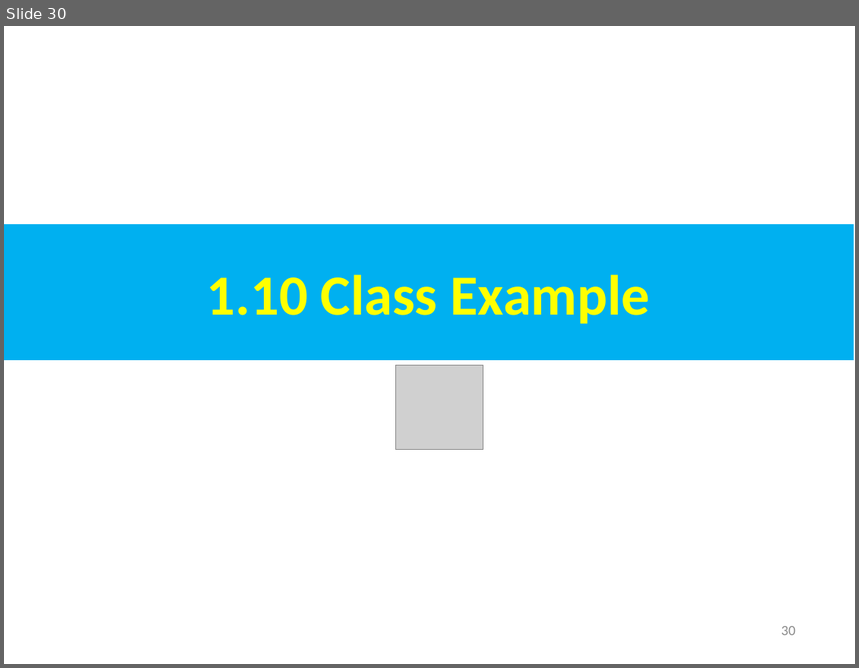
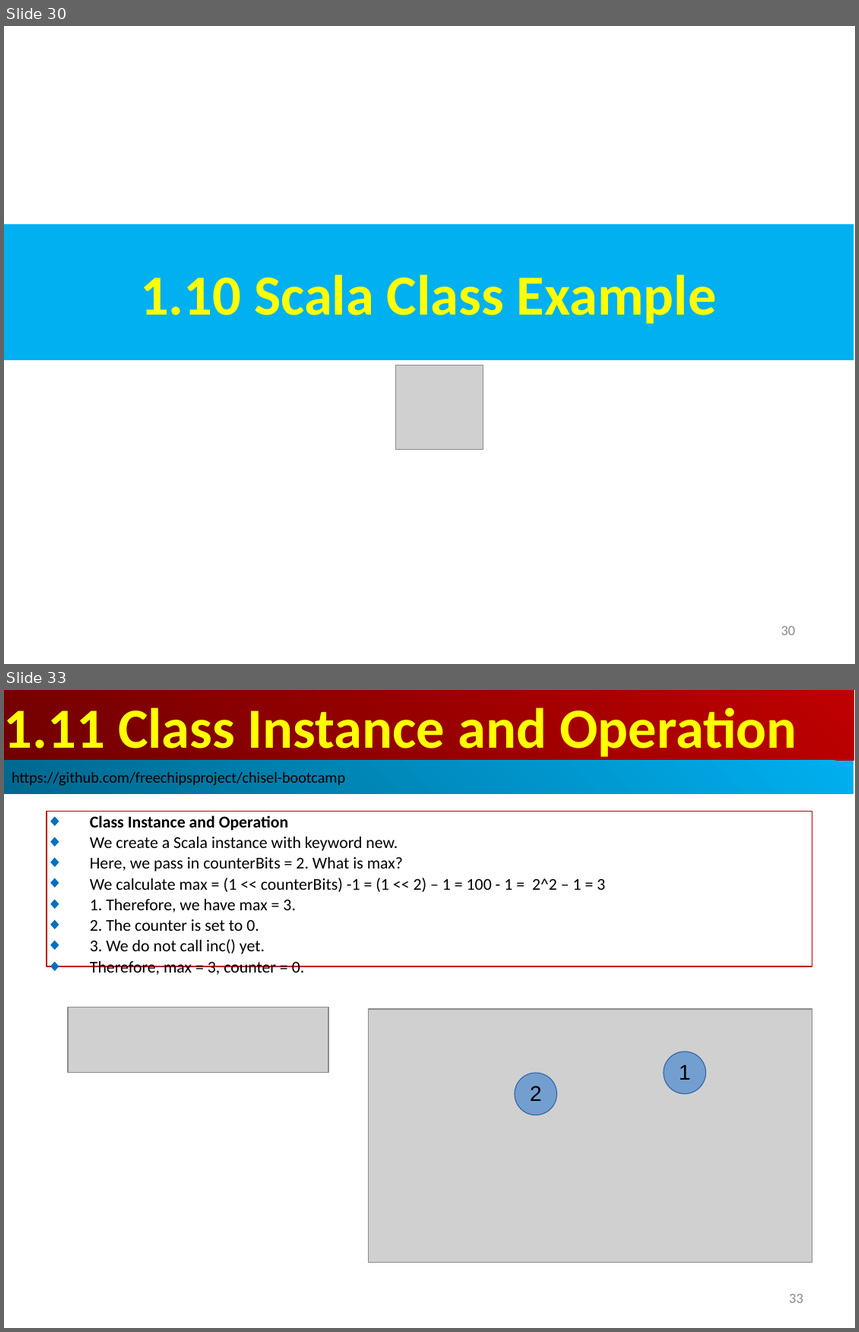
Before and after one commit to peterhchen/AIU_CS800_Chisel, a slide deck: 300_UCB_BC/001_Scala/000_Video/001_Scala.ppt. Shown one above the other, each under a label of ours: slide 30 before the commit, slides 30 and 33 after it; the slides between them are not shown. The pictures are 859x668 and 859x1332 pixels, drawn with LibreOffice and Linux fonts; fonts in the diff are those of the drawing; grey boxes stand for pictures. Boxes give left, top, right and bottom in pixels: in the first picture for what was removed or moved away, otherwise in the second. Text is boxed around its words. In the diff, an @@ line names an element or a change of style, - is before the commit and + after.

```diff
--- a/300_UCB_BC/001_Scala/000_Video/001_Scala.ppt
+++ b/300_UCB_BC/001_Scala/000_Video/001_Scala.ppt
@@ slide 33 added at (4, 690, 855, 1328), background #FFFFFF @@
@@ rectangle added at (4, 690, 854, 761), fill gradient #BF0000 to #710000, 48 pt, text #FFFF00, bold @@
+1.11 Class Instance and Operation
@@ rectangle added at (4, 761, 854, 794), fill gradient #00AFEF to #00688E, 13 pt, text #000000 @@
+https://github.com/freechipsproject/chisel-bootcamp
@@ rectangle added at (47, 811, 813, 967), outline #C00000 0.74 pt, 14 pt, text #000000 @@
+◆ Class Instance and Operation
+◆ We create a Scala instance with keyword new.
+◆ Here, we pass in counterBits = 2. What is max?
+◆ We calculate max = (1 << counterBits) -1 = (1 << 2) – 1 = 100 - 1 = 2^2 – 1 = 3
+◆ 1. Therefore, we have max = 3.
+◆ 2. The counter is set to 0.
+◆ 3. We do not call inc() yet.
+◆ Therefore, max = 3, counter = 0.
@@ picture added at (68, 1008, 329, 1073) @@
@@ picture added at (368, 1009, 813, 1263) @@
@@ ellipse added at (664, 1052, 706, 1094), fill #729FCF, outline #3465A4 0.74 pt, 18 pt, text #000000 @@
+1
@@ ellipse added at (515, 1073, 557, 1116), fill #729FCF, outline #3465A4 0.74 pt, 18 pt, text #000000 @@
+2
@@ page number added at (789, 1294, 804, 1303), 12 pt, text #8B8B8B @@
+33
@@ slide 30 changed as well @@
@@ text in rectangle at (140, 275, 717, 324): text changed @@
-1.10 Class Example
+1.10 Scala Class Example
```
Also in this commit, not shown: 4 other slides changed, 8 other slides added.
